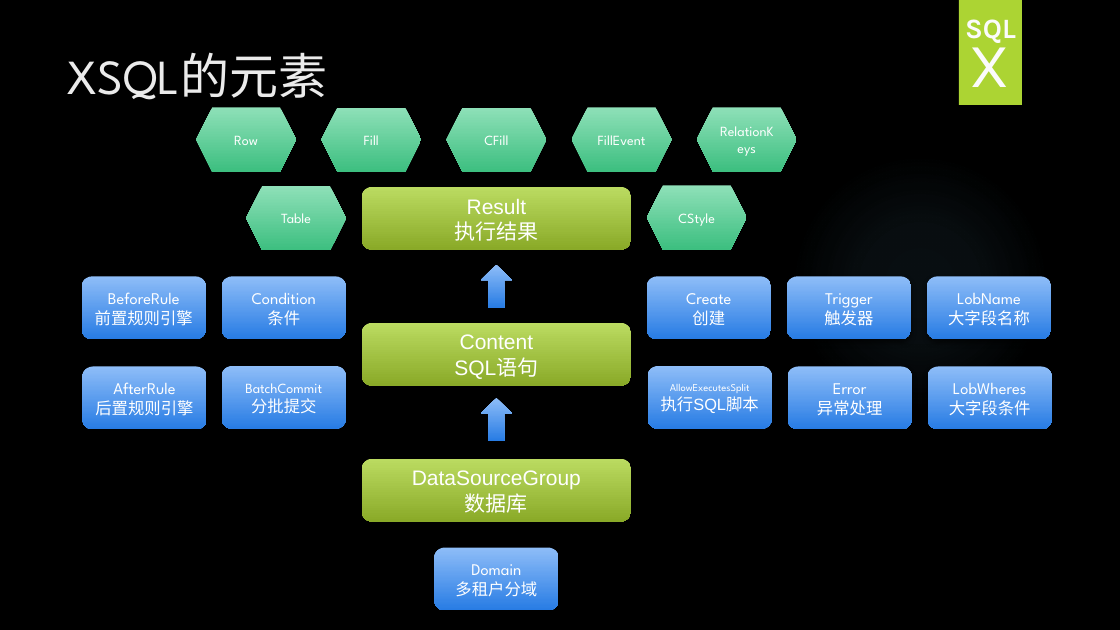
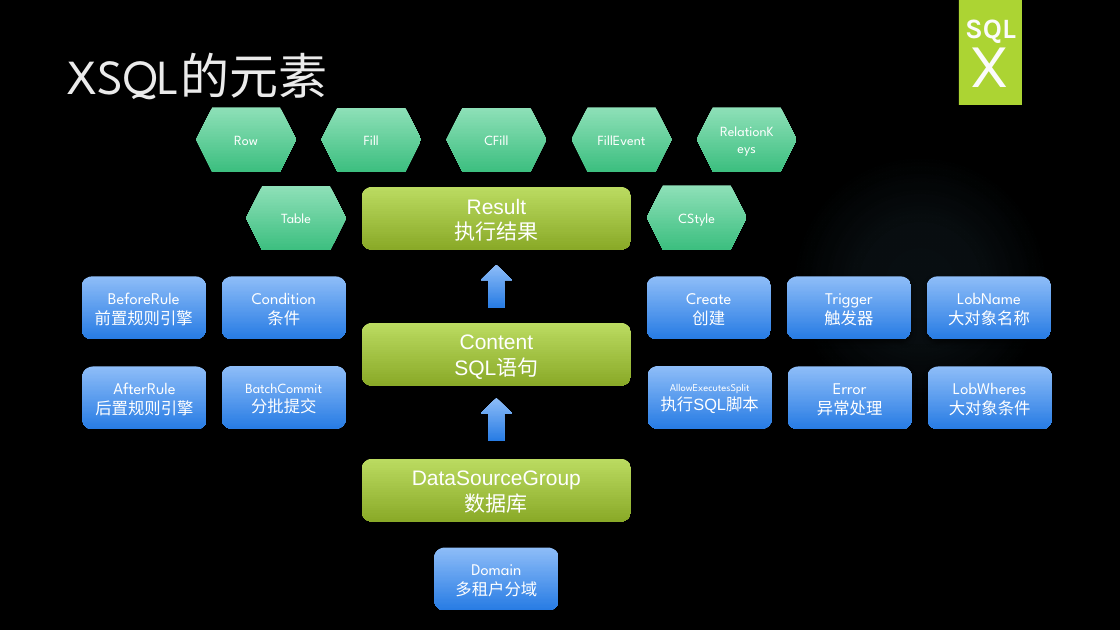
Before and after one commit to HY-ZhengWei/hy.common.XJava, a slide deck: slide 4 of doc/XSQL技术交流.pptx. Drawn at 1120x630 pixels with LibreOffice and Linux fonts; fonts in the diff are those of the drawing; background and template pictures are left out. Boxes give left, top, right and bottom in pixels: in the first picture for what was removed or moved away, otherwise in the second. Text is boxed around its words. In the diff, an @@ line names an element or a change of style, - is before the commit and + after.

```diff
--- a/doc/XSQL技术交流.pptx
+++ b/doc/XSQL技术交流.pptx
@@ text in rounded rectangle at (x1=948, y1=310, x2=1030, y2=325): text changed @@
-大字段名称
+大对象名称
@@ text in rounded rectangle at (x1=949, y1=400, x2=1031, y2=415): text changed @@
-大字段条件
+大对象条件
```
Also in this commit, not shown: 3 other slides changed, 10 slides added.
